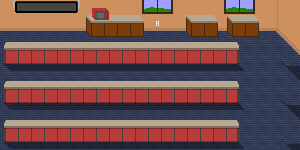
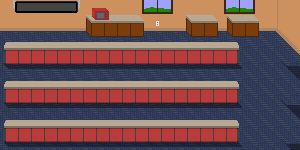
Before/after of a 300×150 layered artwork. What changed in the layer stack:
painted on "shadows" over [9, 68, 244, 149]
